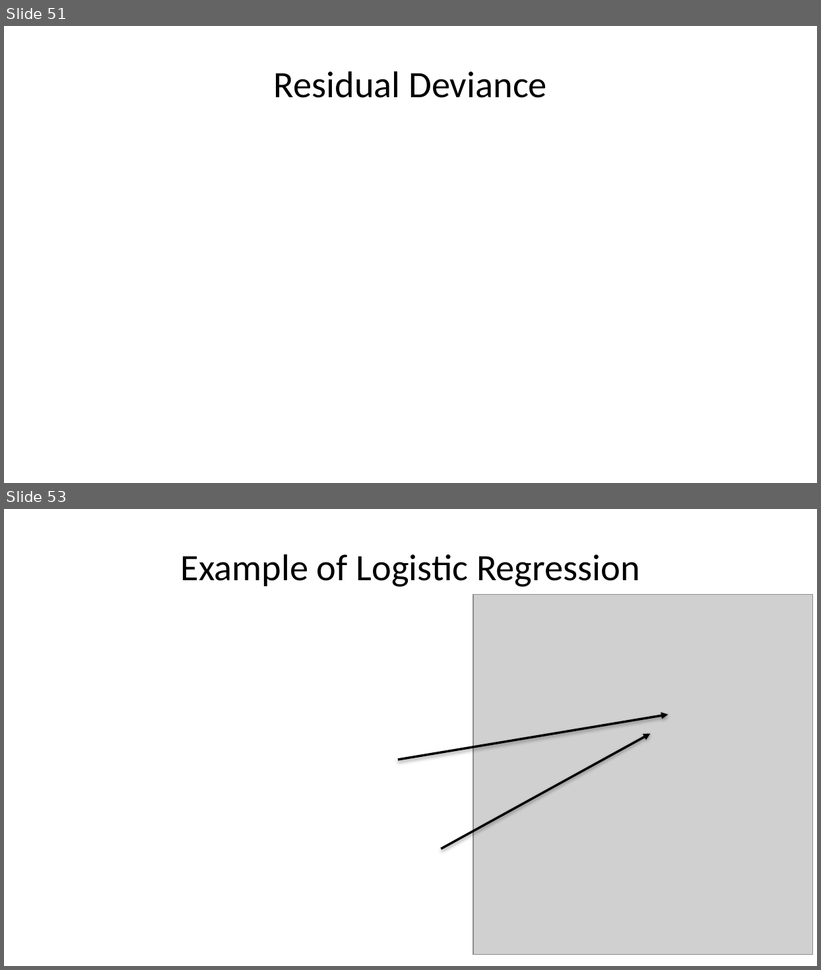
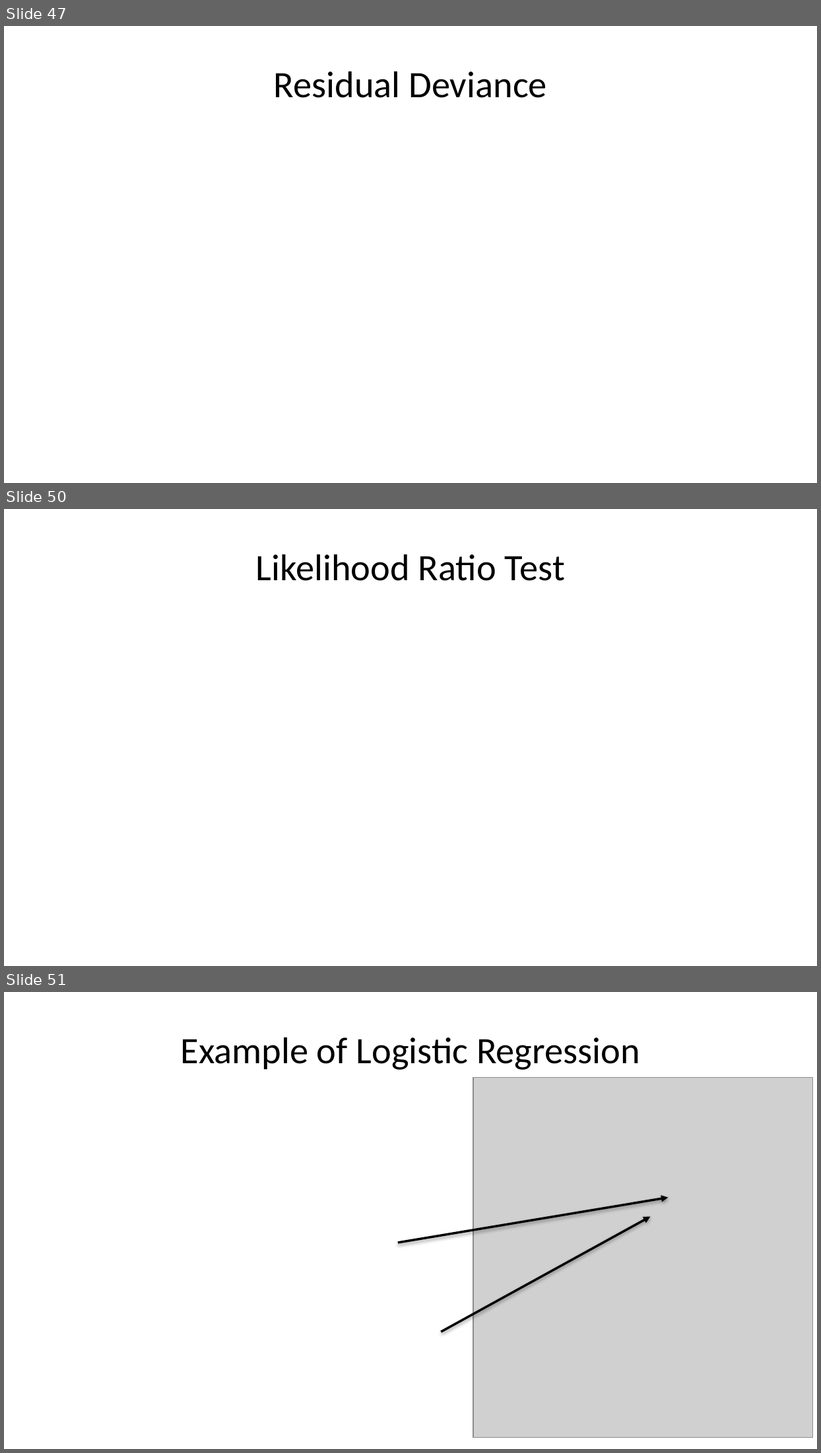
Before and after one commit to StephenElston/CSCI-E-83, a slide deck: LectureSlides/09_GeneralizingTheLinearModel.pptx. Shown one above the other, each under a label of ours: slides 51 and 53 before the commit, slides 47, 50 and 51 after it; the slides between them are not shown. The pictures are 821x970 and 821x1453 pixels, drawn with LibreOffice and Linux fonts; fonts in the diff are those of the drawing; grey boxes stand for pictures. Boxes give left, top, right and bottom in pixels: in the first picture for what was removed or moved away, otherwise in the second. Text is boxed around its words. In the diff, an @@ line names an element or a change of style, - is before the commit and + after.

```diff
--- a/LectureSlides/09_GeneralizingTheLinearModel.pptx
+++ b/LectureSlides/09_GeneralizingTheLinearModel.pptx
@@ slide 50 added at bbox=[4, 509, 817, 966], background #FFFFFF @@
@@ title added at bbox=[256, 554, 565, 581], 33 pt, text #000000 @@
+Likelihood Ratio Test
@@ what was slide 51 is now slide 47 @@
@@ what was slide 53 is now slide 51 @@
```
Also in this commit, not shown: 3 other slides added, 6 slides removed.
